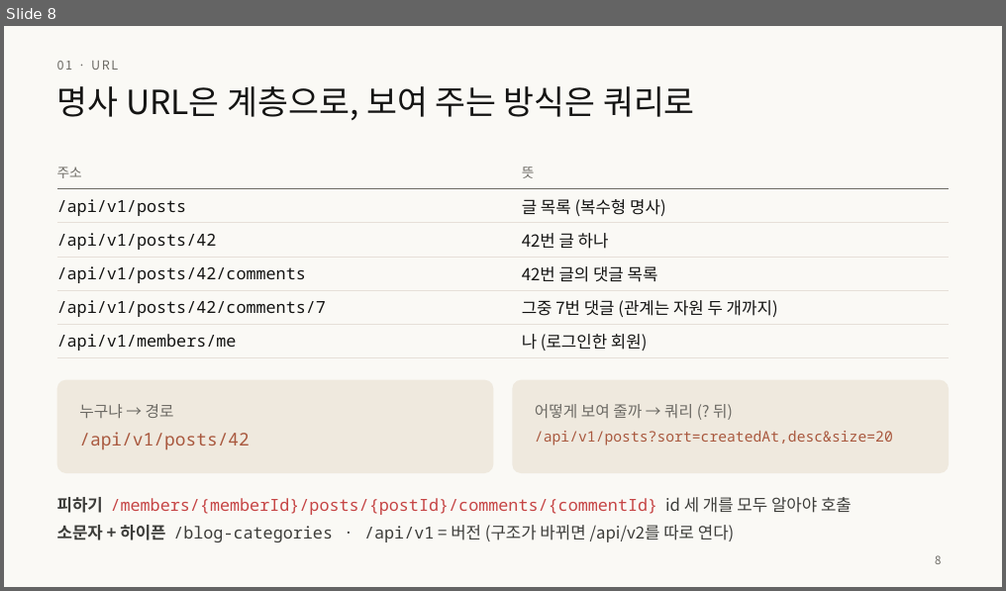
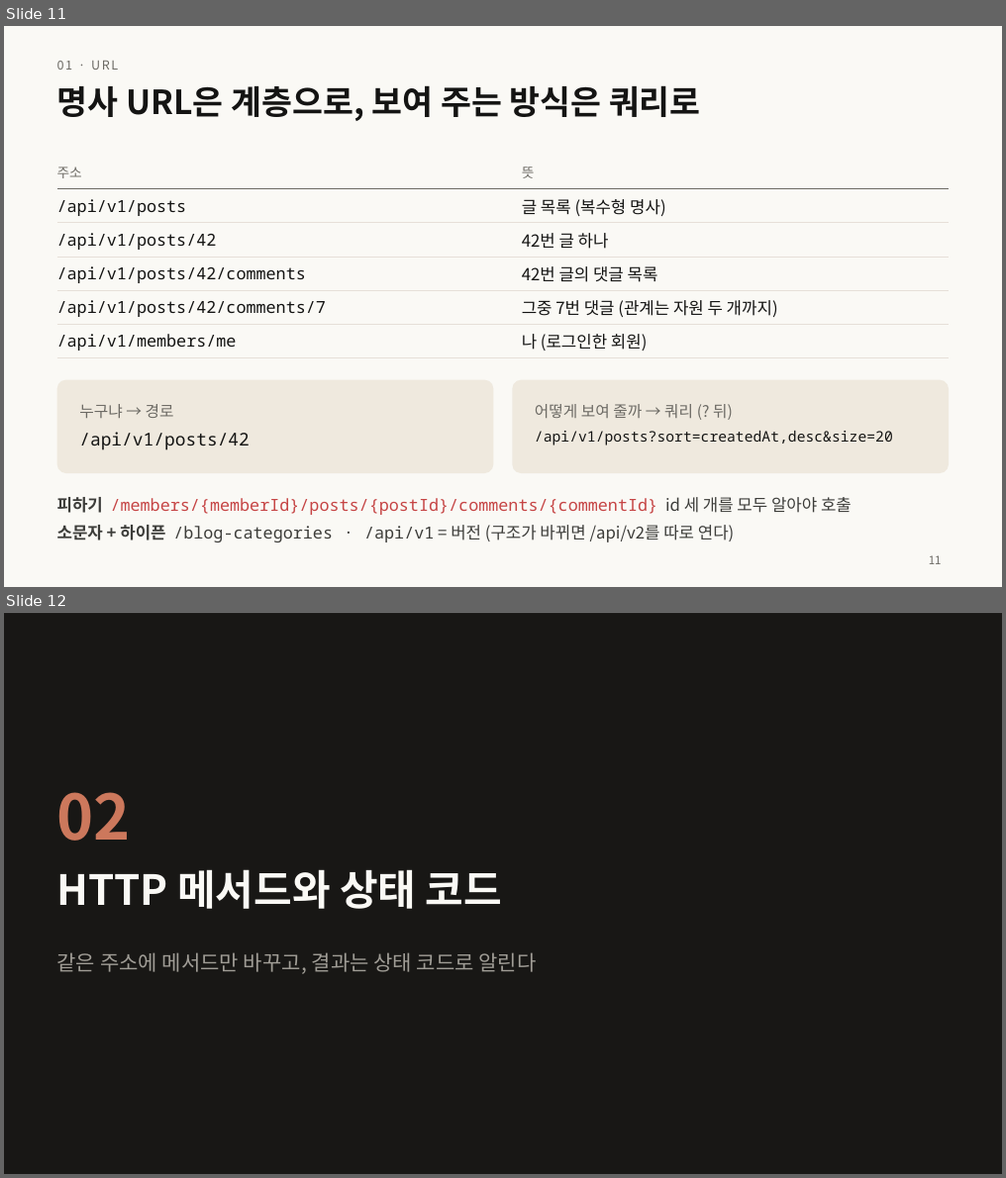
Before and after one commit to home-blog/docs-RESTful, a slide deck: 발표/RESTful-API-설계.pptx. Shown one above the other, each under a label of ours: slide 8 before the commit, slides 11 and 12 after it. The pictures are 1006x591 and 1006x1178 pixels, drawn with LibreOffice and Linux fonts; fonts in the diff are those of the drawing. Boxes give left, top, right and bottom in pixels: in the first picture for what was removed or moved away, otherwise in the second. Text is boxed around its words. In the diff, an @@ line names an element or a change of style, - is before the commit and + after.

```diff
--- a/발표/RESTful-API-설계.pptx
+++ b/발표/RESTful-API-설계.pptx
@@ slide 12 added at [4, 613, 1002, 1174], background #181715 @@
@@ text added at [57, 792, 131, 841], 60 pt, text #CC785C, bold @@
+02
@@ title added at [57, 869, 502, 909], 40 pt, text #FAF9F5, bold @@
+HTTP 메서드와 상태 코드
@@ text added at [57, 953, 537, 974], 20 pt, text #A09D96 @@
+같은 주소에 메서드만 바꾸고, 결과는 상태 코드로 알린다
@@ what was slide 8 is now slide 11 @@
@@ slide 11 changed as well @@
@@ title "명사 URL은 계층으로, 보여 주는 ..." at [57, 85, 701, 121]: bold on @@
@@ text at [79, 432, 250, 451]: text colour #A9583E to #141413 in "/api/v1/posts/42" @@
@@ text at [535, 430, 893, 446]: text colour #A9583E to #141413 in "/api/v1/posts?sort=createdAt,desc&size=20" @@
@@ page number at [929, 556, 942, 565]: text changed @@
-8
+11
```
Also in this commit, not shown: 32 other slides changed, 7 other slides added, 1 slide removed, 10 other files.
